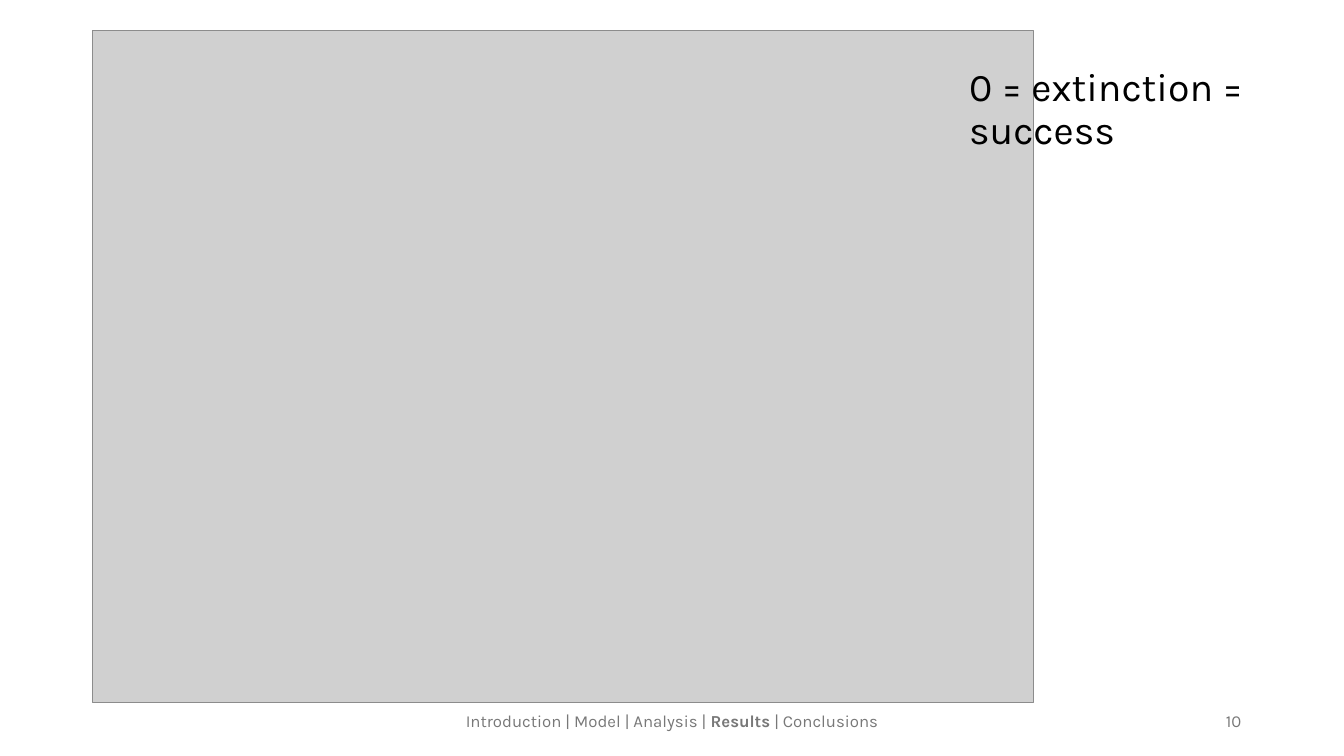
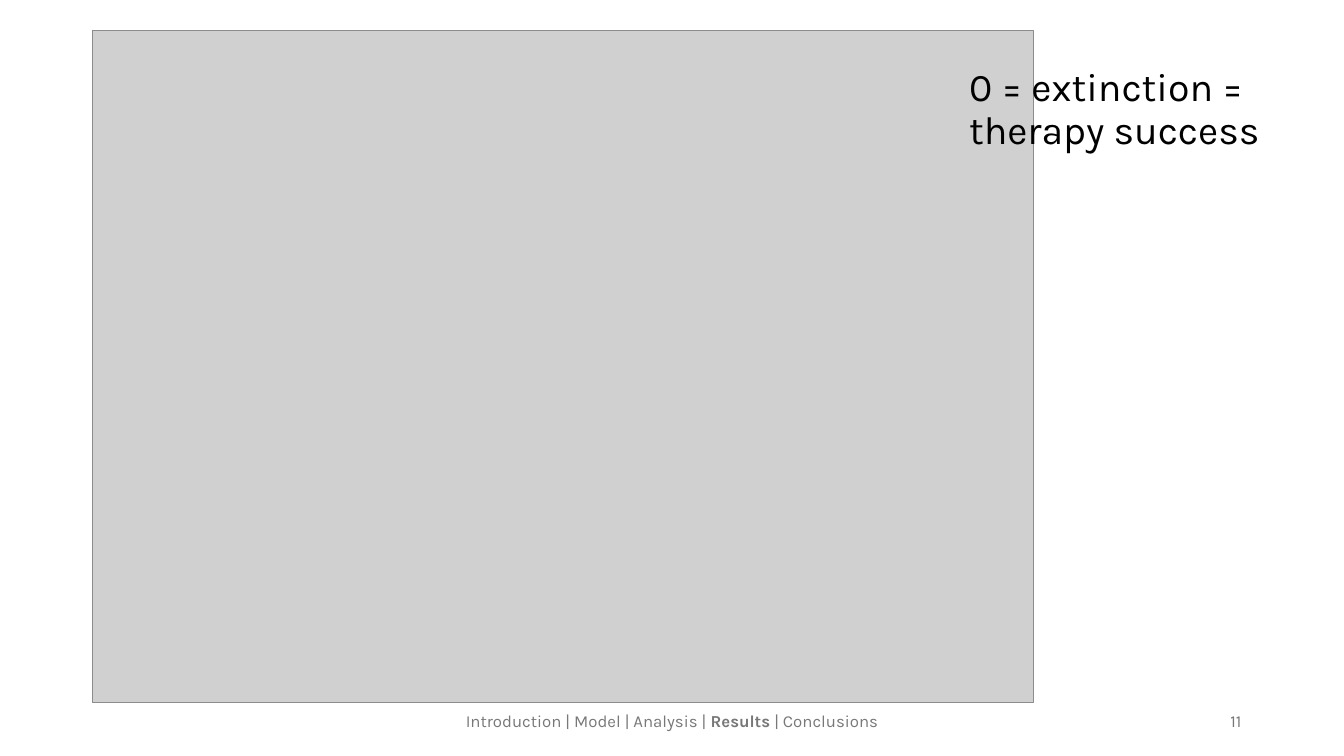
Before and after one commit to langemk/THEE-Coevolution-HGT, a slide deck: slide 11 of presentations/phages_final.pptx (slide 10 before the commit). Drawn at 1344x756 pixels with LibreOffice and Linux fonts; fonts in the diff are those of the drawing; grey boxes stand for pictures. Boxes give left, top, right and bottom in pixels: in the first picture for what was removed or moved away, otherwise in the second. Text is boxed around its words. In the diff, an @@ line names an element or a change of style, - is before the commit and + after.

Commit message:
work on presentation + wording (probability)

```diff
--- a/presentations/phages_final.pptx
+++ b/presentations/phages_final.pptx
@@ text at (969, 67, 1260, 154): text changed @@
-0 = extinction = success
+0 = extinction = therapy success
@@ page number at (1230, 716, 1241, 727): text changed @@
-10
+11
```
Also in this commit, not shown: 3 other slides changed, 2 slides added, 4 other files.
